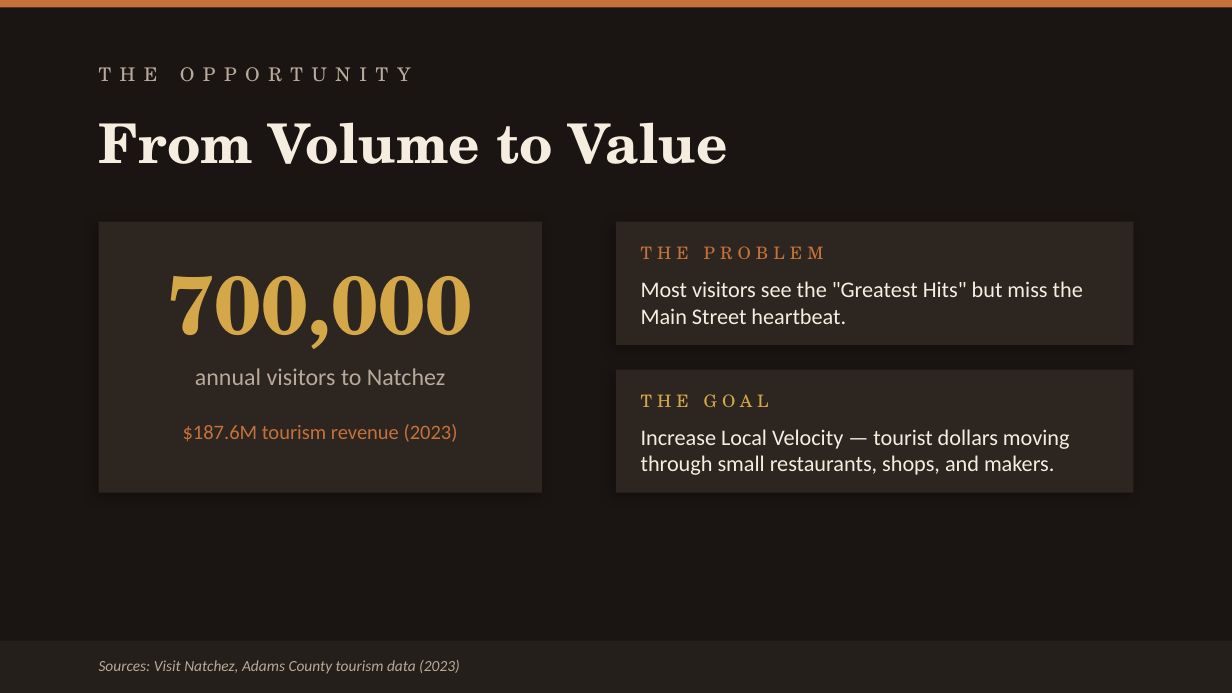
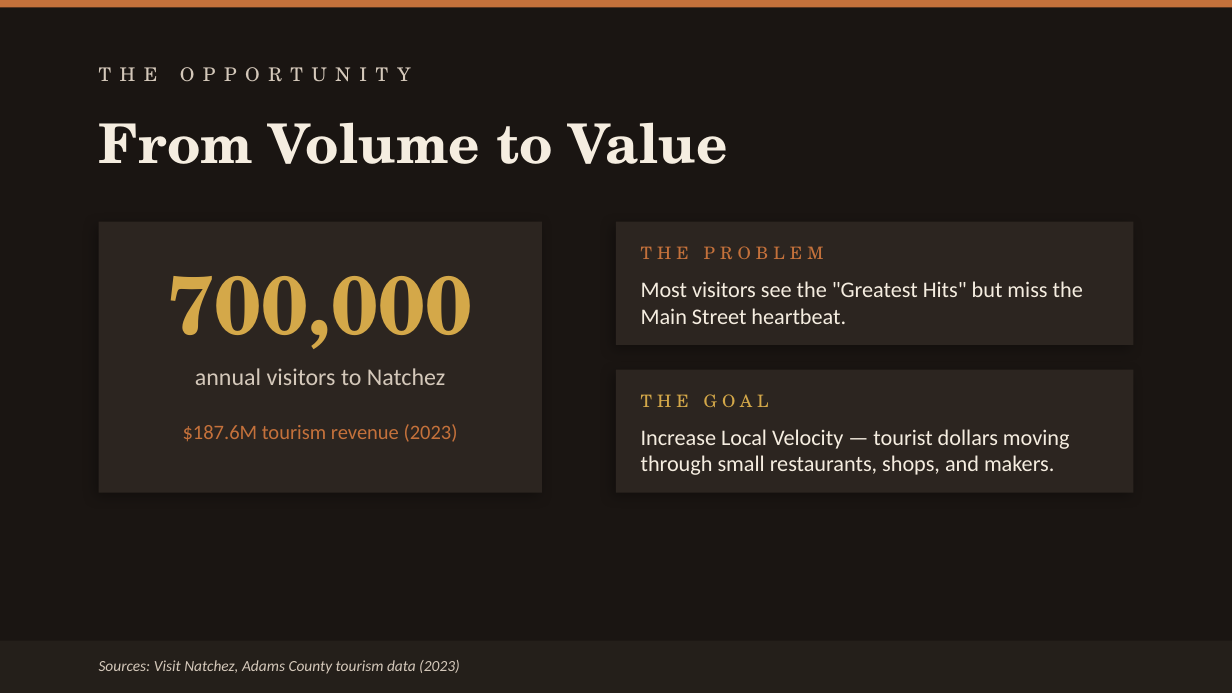
Before and after one commit to CPTV27/hillbilly-dreams, a slide deck: slide 2 of docs/pitches/Natchez-Tourism-Playbook.pptx. Drawn at 1232x693 pixels with LibreOffice and Linux fonts; fonts in the diff are those of the drawing. Boxes give left, top, right and bottom in pixels: in the first picture for what was removed or moved away, otherwise in the second. Text is boxed around its words. In the diff, an @@ line names an element or a change of style, - is before the commit and + after.

```diff
--- a/docs/pitches/Natchez-Tourism-Playbook.pptx
+++ b/docs/pitches/Natchez-Tourism-Playbook.pptx
@@ text colour #B8A99A to #D4C8BA in 3 elements at (99,49,1084,99), (195,368,445,385), (99,660,460,674) @@
```
Also in this commit, not shown: 7 other slides changed, 15 other files.
